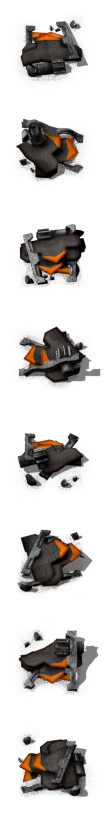
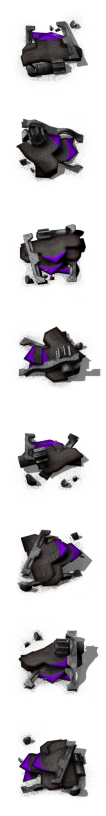
Layers edited between the first and the second 106×816 image:
added layer "tier 6" above "tier 5" over (x1=18, y1=21, x2=85, y2=795)
hid "tier 5" over (x1=18, y1=21, x2=85, y2=795)
